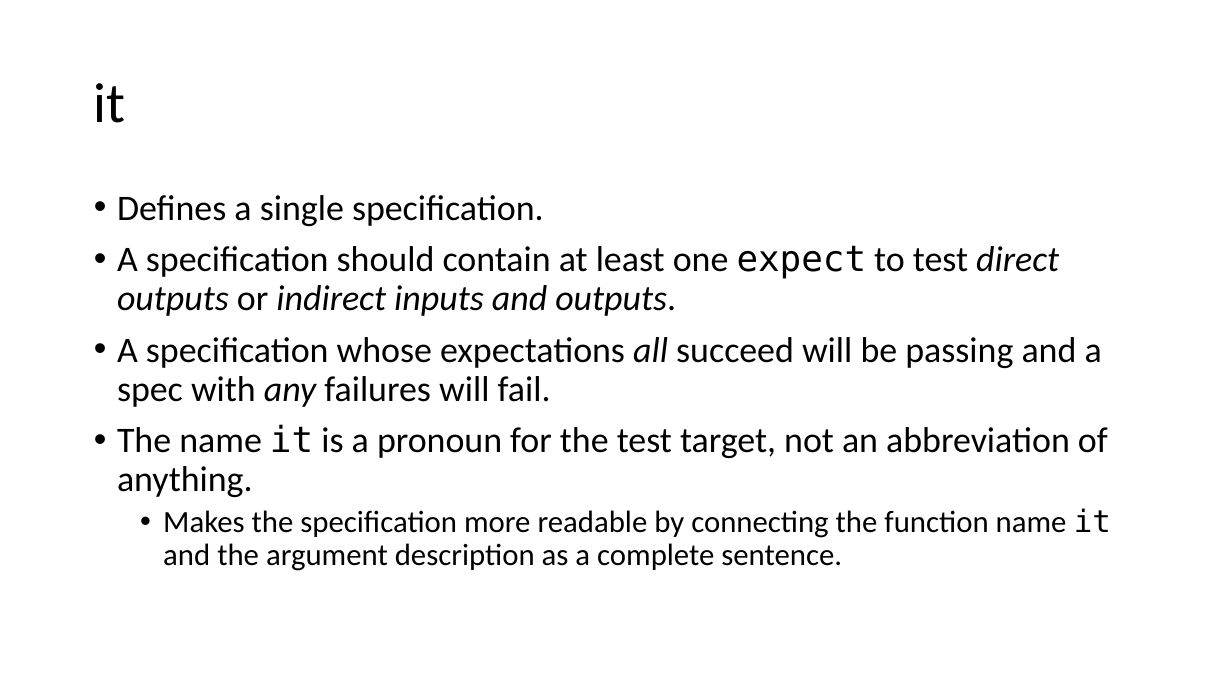
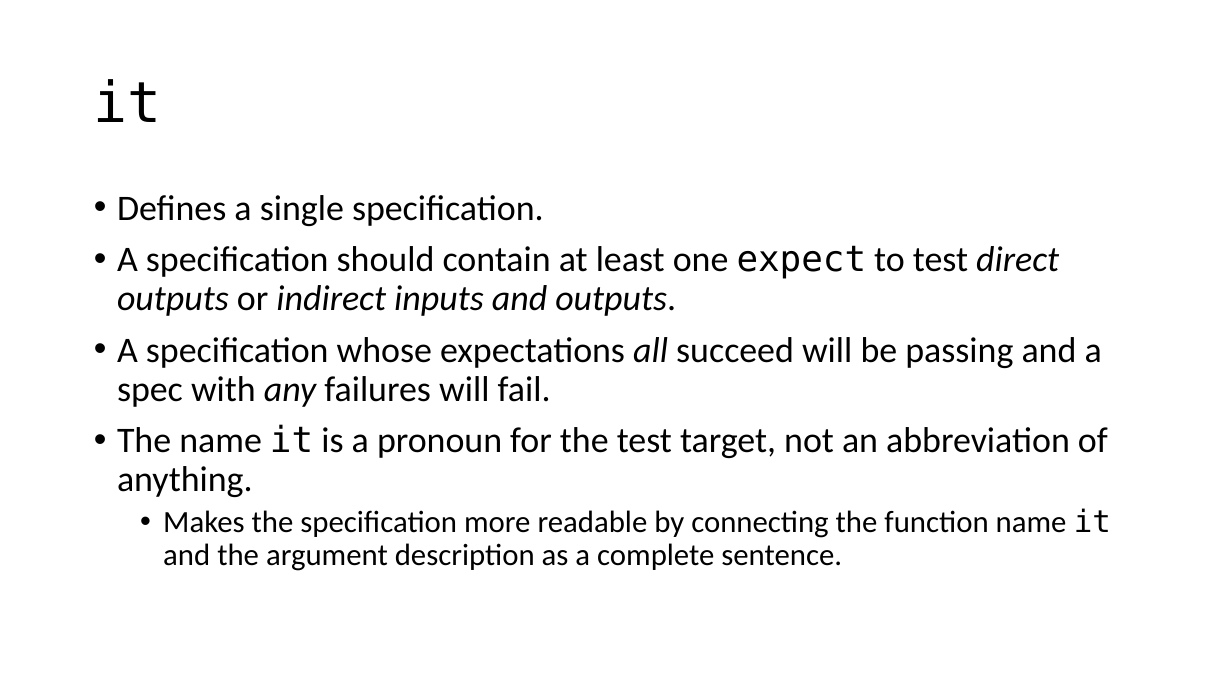
Before and after one commit to cebartling/test-driven, a slide deck: slide 10 of presentations/Introduction to Jasmine Framework.pptx. Drawn at 1232x693 pixels with LibreOffice and Linux fonts; fonts in the diff are those of the drawing. Boxes give left, top, right and bottom in pixels: in the first picture for what was removed or moved away, otherwise in the second. Text is boxed around its words. In the diff, an @@ line names an element or a change of style, - is before the commit and + after.

```diff
--- a/presentations/Introduction to Jasmine Framework.pptx
+++ b/presentations/Introduction to Jasmine Framework.pptx
@@ title "it" at [94,79,162,122]: font Calibri to DejaVu Sans Mono @@
```
Also in this commit, not shown: 5 other slides changed.
